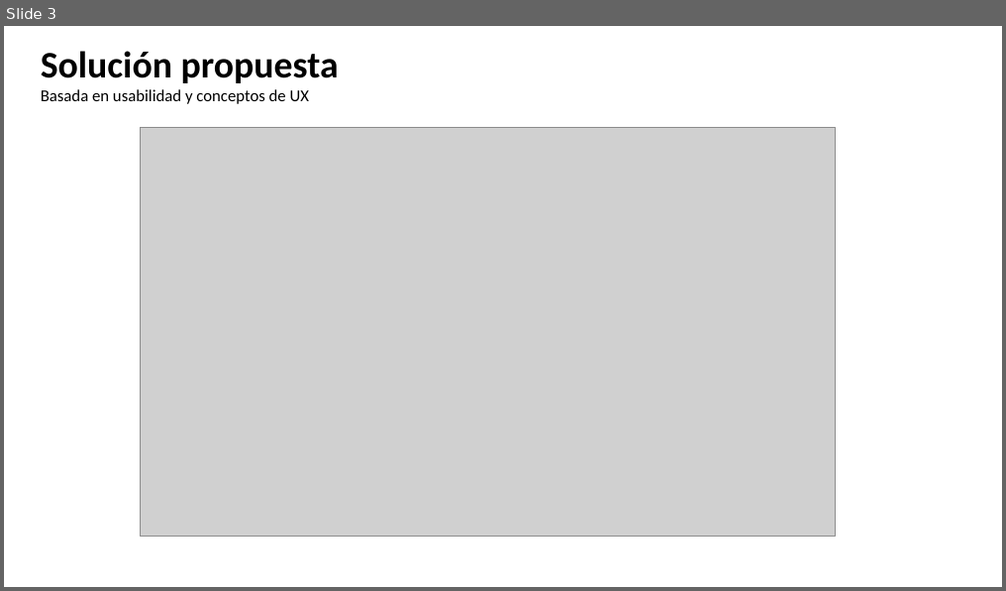
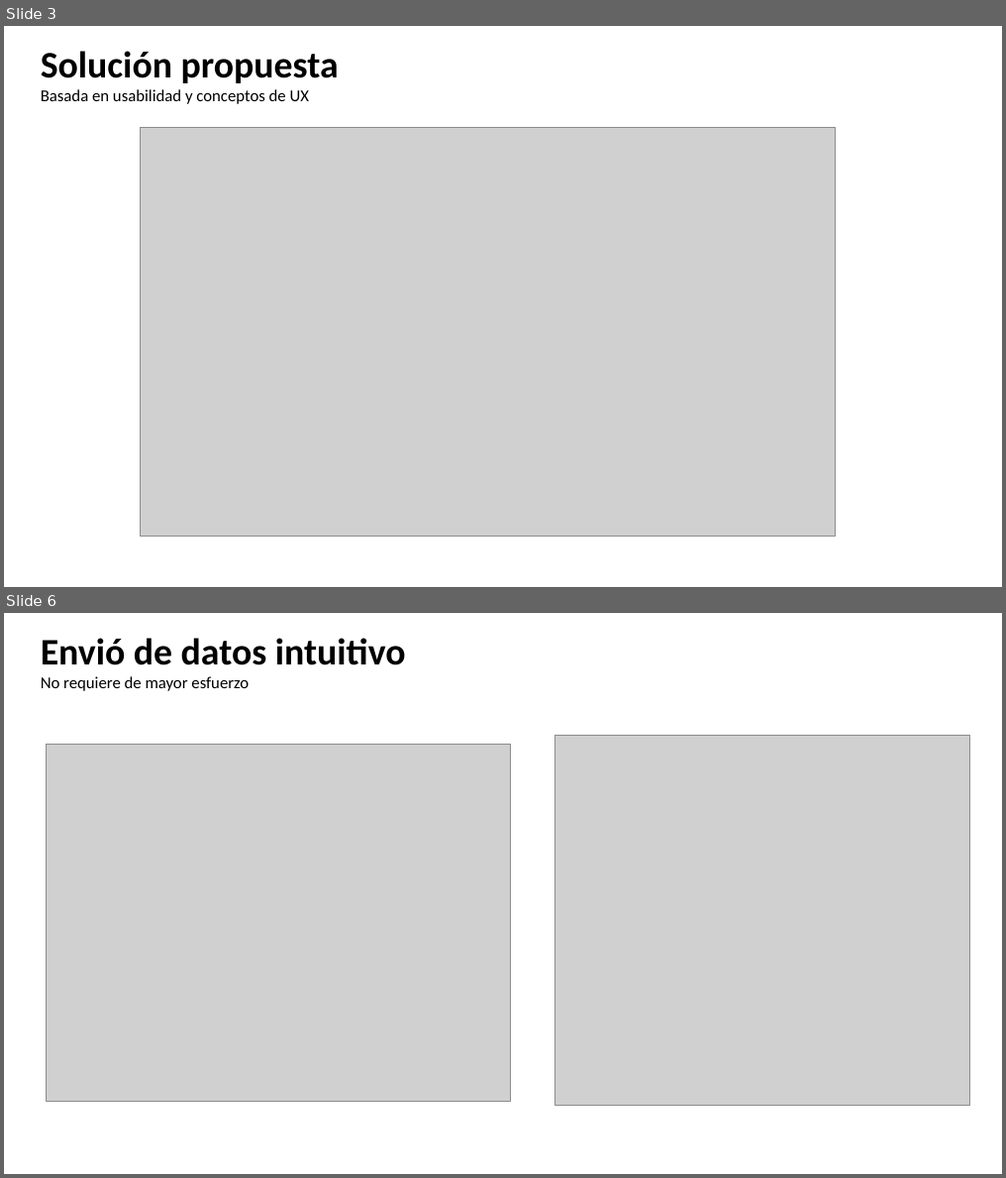
Before and after one commit to iRetray/RetoSofkathon, a slide deck: PresentacionSpeakly.pptx. Shown one above the other, each under a label of ours: slide 3 before the commit, slides 3 and 6 after it; the slides between them are not shown. The pictures are 1006x591 and 1006x1178 pixels, drawn with LibreOffice and Linux fonts; fonts in the diff are those of the drawing; grey boxes stand for pictures. Boxes give left, top, right and bottom in pixels: in the first picture for what was removed or moved away, otherwise in the second. Text is boxed around its words. In the diff, an @@ line names an element or a change of style, - is before the commit and + after.

```diff
--- a/PresentacionSpeakly.pptx
+++ b/PresentacionSpeakly.pptx
@@ slide 6 added at (x1=4, y1=613, x2=1002, y2=1174), background #FFFFFF @@
@@ text added at (x1=41, y1=638, x2=406, y2=691), 16 pt, text #000000 @@
+Envió de datos intuitivo
+No requiere de mayor esfuerzo
@@ picture added at (x1=46, y1=745, x2=510, y2=1102) @@
@@ picture added at (x1=555, y1=736, x2=969, y2=1106) @@
```
Also in this commit, not shown: 5 other slides added.
